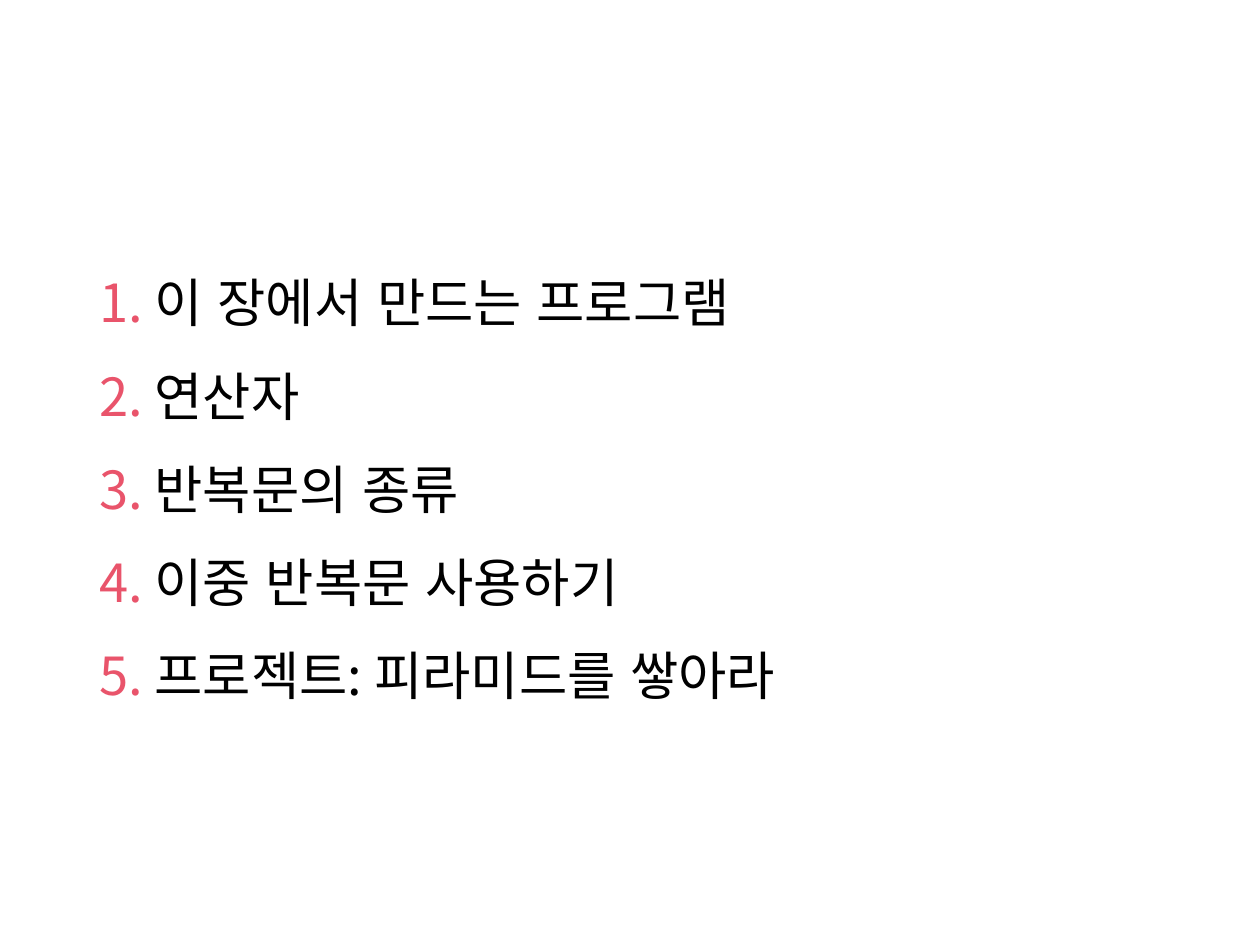
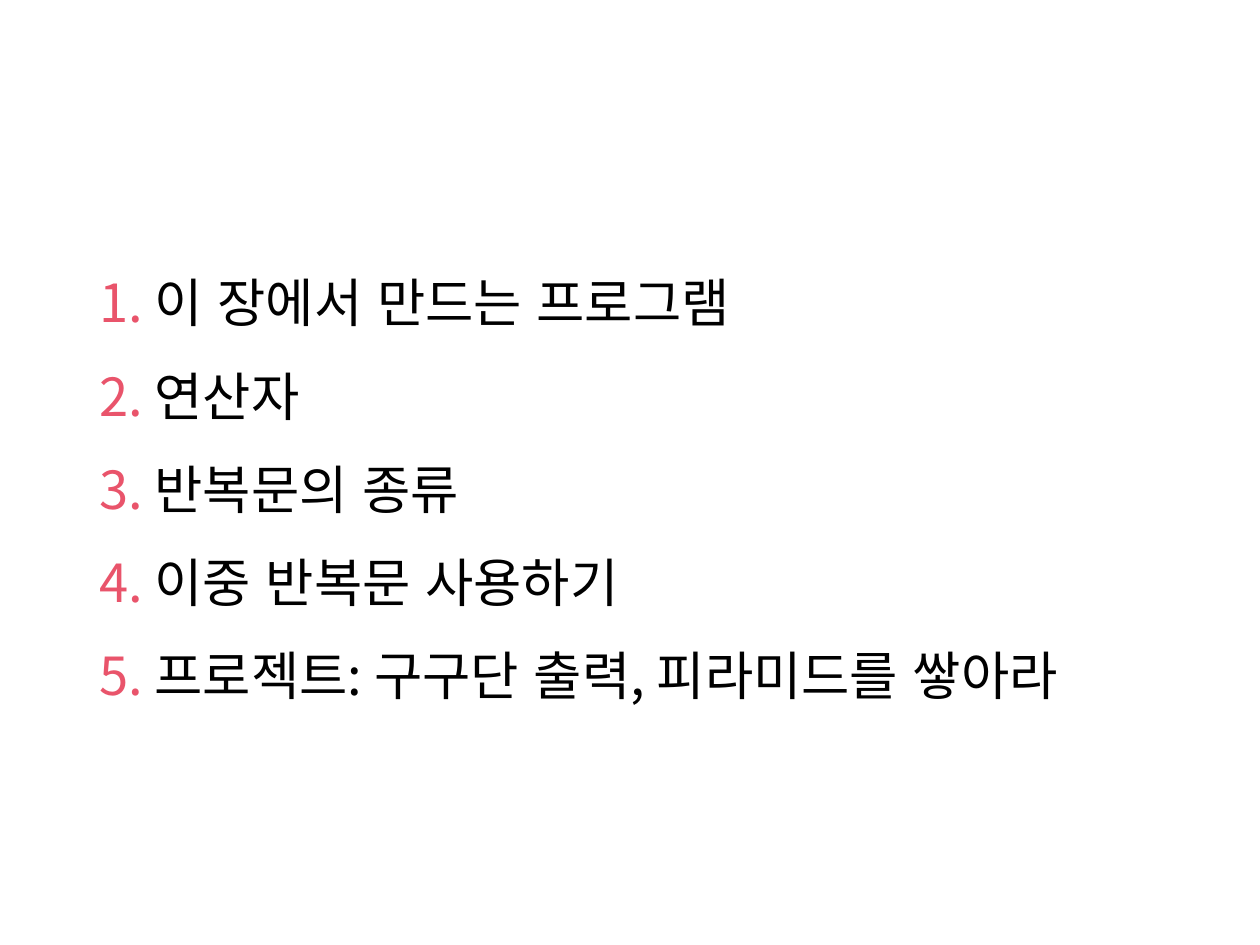
Before and after one commit to comlec/rapa, a slide deck: slide 2 of lecNote/C/03장_연산자_반복문.pptx. Drawn at 1260x945 pixels with LibreOffice and Linux fonts; fonts in the diff are those of the drawing; background and template pictures are left out. Boxes give left, top, right and bottom in pixels: in the first picture for what was removed or moved away, otherwise in the second. Text is boxed around its words. In the diff, an @@ line names an element or a change of style, - is before the commit and + after.

```diff
--- a/lecNote/C/03장_연산자_반복문.pptx
+++ b/lecNote/C/03장_연산자_반복문.pptx
@@ text at [99, 651, 1058, 705]: text changed @@
-5. 프로젝트: 피라미드를 쌓아라
+5. 프로젝트: 구구단 출력, 피라미드를 쌓아라
```
Also in this commit, not shown: 10 other slides changed, 4 slides added, 9 other files.
